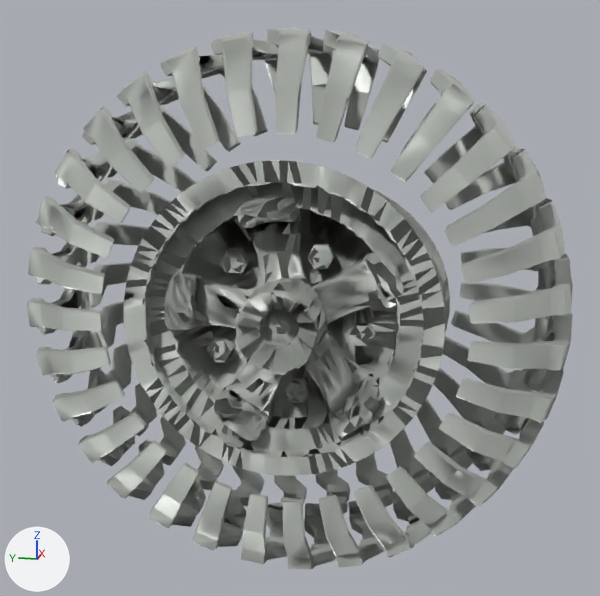
A saved change to the glTF model assets/defender/hub_lf.gltf.
Camera for both pictures: a camera (50 mm lens) standing at (-1.396, -0.275, 0.346) and looking at (-0.013, 0.001, 0.0). Arrows for +X, +Y and +Z are at lower left; the lights stay in place. The first picture is the older version.

Objects in the first picture: 'hub_lf'.
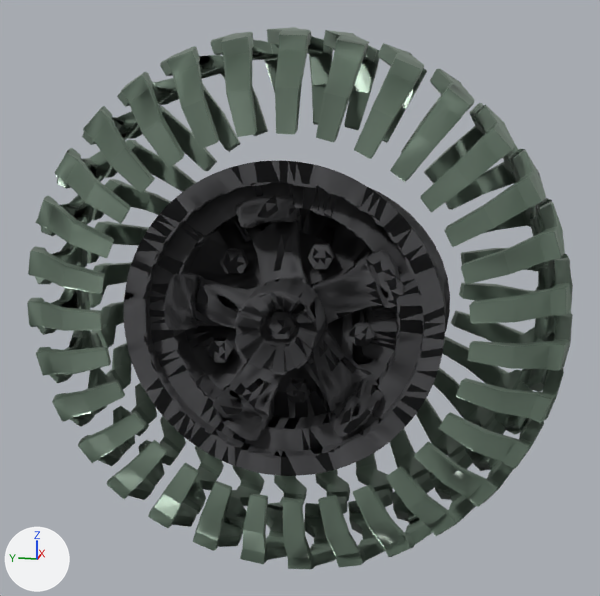
What the commit changed:
Material 'Material #1980' (mat_material__1980) is new.
Its base color is (0.075, 0.075, 0.08) (dark grey #4d4d50).
Its metallic is 0.55.
Its roughness is 0.72.
Material 'Material #1982' (mat_material__1982) is new.
Its base color is (0.075, 0.075, 0.08) (dark grey #4d4d50).
Its metallic is 0.55.
Its roughness is 0.72.
Material 'Material #1979' (mat_material__1979) is new.
Its base color is (0.16, 0.22, 0.17) (grey #6f8173).
Its metallic is 0.35.
Its roughness is 0.34.
Material 'Material #1981' (mat_material__1981) is new.
Its base color is (0.075, 0.075, 0.08) (dark grey #4d4d50).
Its metallic is 0.55.
Its roughness is 0.72.
Material 'Material #1961' (mat_material__1961) is new.
Its base color is (0.075, 0.075, 0.08) (dark grey #4d4d50).
Its metallic is 0.55.
Its roughness is 0.72.
me_hub_lf is used by ob_hub_lf; location (0.0, 0.0, 0.0).
me_hub_lf had 8840 vertices, 19253 faces and spanned x -0.243..0.218, y -0.446..0.448, z -0.444..0.445.
me_hub_lf now has 9032 vertices, 19279 faces and spans x -0.243..0.218, y -0.446..0.448, z -0.444..0.445.
me_hub_lf part 1: 4 vertices moved within x -0.169..-0.113, y -0.143..0.122, z -0.178..0.024; 161 vertices removed from x -0.2..-0.111, y -0.184..0.174, z -0.178..0.187; 353 vertices added at x -0.2..-0.109, y -0.187..0.178, z -0.18..0.189.
me_hub_lf part 2: 10770 faces spanning x -0.219..0.218, y -0.446..0.448, z -0.444..0.445 switch from mat_hub_lf_mat (light grey #c4c8c2) to mat_material__1979 (grey #6f8173).
me_hub_lf part 3: 3020 faces spanning x -0.243..-0.111, y -0.253..0.248, z -0.251..0.251 switch from mat_hub_lf_mat (light grey #c4c8c2) to mat_material__1980 (dark grey #4d4d50).
me_hub_lf part 4: 584 faces spanning x -0.204..-0.098, y -0.142..0.134, z -0.145..0.118 switch from mat_hub_lf_mat (light grey #c4c8c2) to mat_material__1981 (dark grey #4d4d50).
me_hub_lf part 5: 2423 faces spanning x -0.196..-0.108, y -0.195..0.187, z -0.198..0.198 switch from mat_hub_lf_mat (light grey #c4c8c2) to mat_material__1982 (dark grey #4d4d50).
me_hub_lf part 6: 626 faces spanning x -0.006..0.181, y -0.255..0.263, z -0.262..0.205 switch from mat_hub_lf_mat (light grey #c4c8c2) to mat_material__1961 (dark grey #4d4d50).

What differs and where, as boxes (x1, y1, x2, y2) in the pictures (600 x 596 px):
part 1 of me_hub_lf, cut back: (152, 182, 421, 447) in both
part 2 of me_hub_lf, recoloured (light grey to grey): (27, 27, 573, 569) in both
part 3 of me_hub_lf, recoloured (light grey to dark grey): (123, 160, 445, 476) in both
part 4 of me_hub_lf, recoloured: (207, 244, 375, 403) in both
part 5 of me_hub_lf, recoloured (light grey to dark grey): (164, 195, 404, 441) in both
part 6 of me_hub_lf, recoloured: (370, 188, 450, 332) in both
